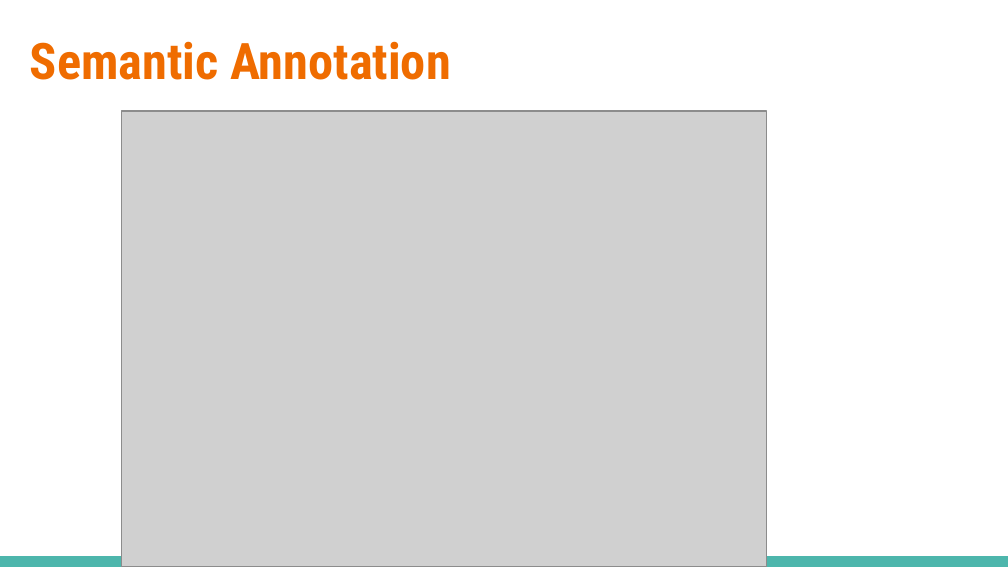
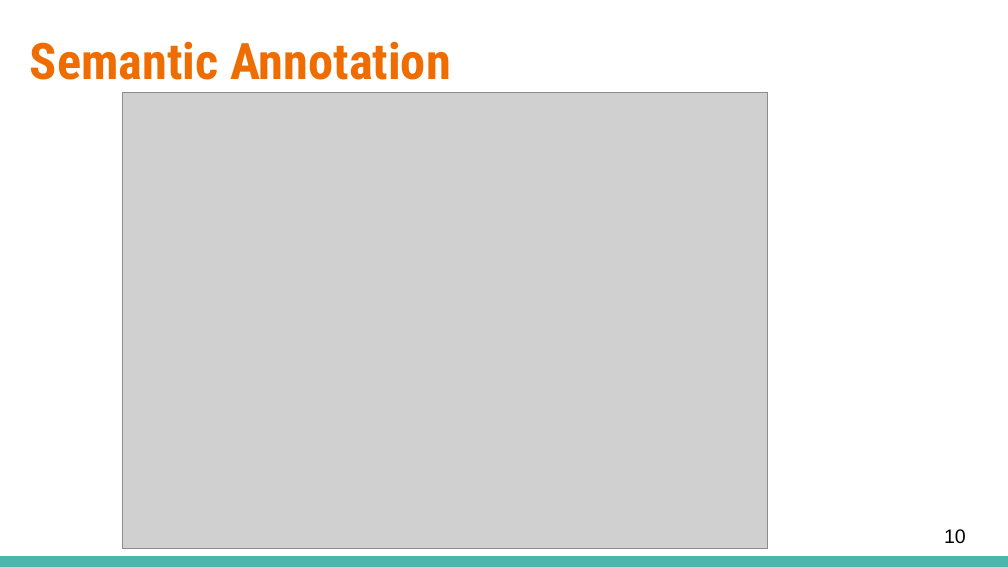
Before and after one commit to eamosse/mondephia, a slide deck: slide 10 of presi/Hackatal2016_pres.pptx (slide 8 before the commit). Drawn at 1008x567 pixels with LibreOffice and Linux fonts; fonts in the diff are those of the drawing; grey boxes stand for pictures. Boxes give left, top, right and bottom in pixels: in the first picture for what was removed or moved away, otherwise in the second. Text is boxed around its words. In the diff, an @@ line names an element or a change of style, - is before the commit and + after.

```diff
--- a/presi/Hackatal2016_pres.pptx
+++ b/presi/Hackatal2016_pres.pptx
@@ picture moved from (x1=122, y1=111, x2=767, y2=566) to (x1=123, y1=93, x2=768, y2=548) @@
@@ page number added at (x1=944, y1=529, x2=966, y2=544), 14 pt, text #000000 @@
+10
```
Also in this commit, not shown: 6 other slides changed, 6 slides added, 4 slides removed, 18 other files.
